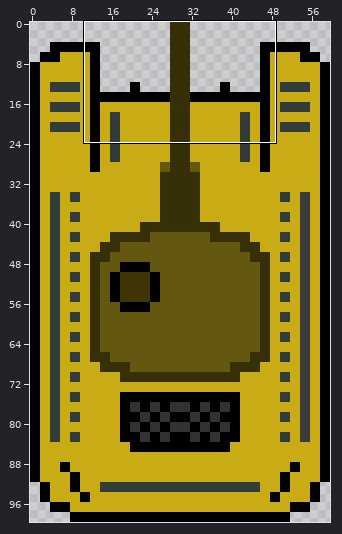
Pixel-art file, stored at src/assets/tank/tankBodySand.aseprite. Above, an overview of the earlier version with the close-up marked.
Close-up. First the earlier version:
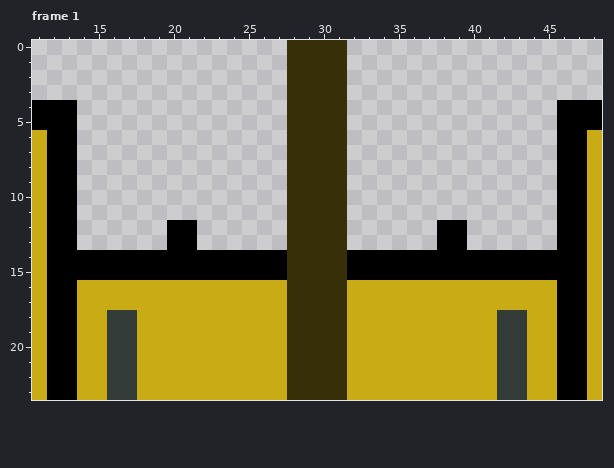
60x100 pixels, 1 frame. Shown: frame 1: x 11..48, y 0..23. The commit also changed other frames or places, which this record leaves out.
After the commit:
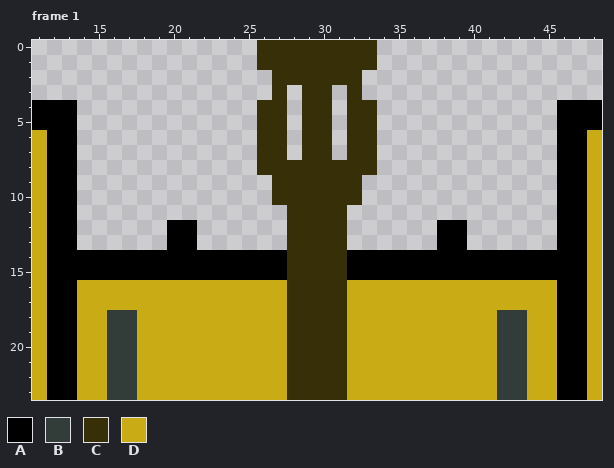
Palette (. is transparent): A #000000  B #323c39  C #362f07  D #c9ac15
What changed:
Frame 1, layer "Layer 2":
Colour C now appears in rows 0 to 1 at x 26 to 27 and 32 to 33; in rows 2 to 3 at x 27 and 32; in rows 4 to 8 at x 26 to 27 and 32 to 33; in rows 9 to 10 at x 27 and 32.
The author cleared colour C in rows 3 to 7 at x 28 and 31.
